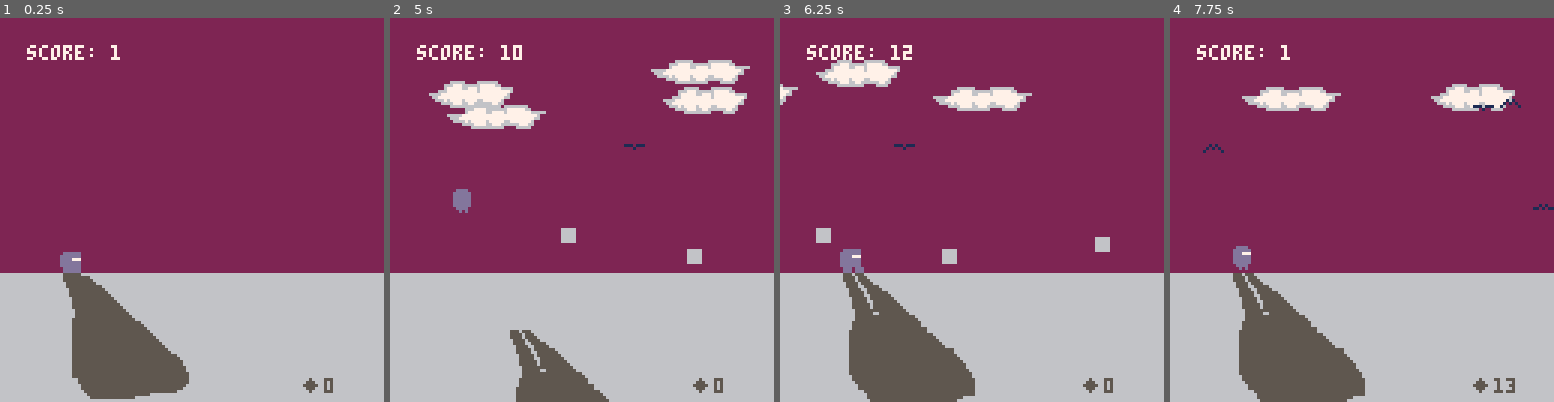
Above: before the commit, frames 1-4 (left to right).
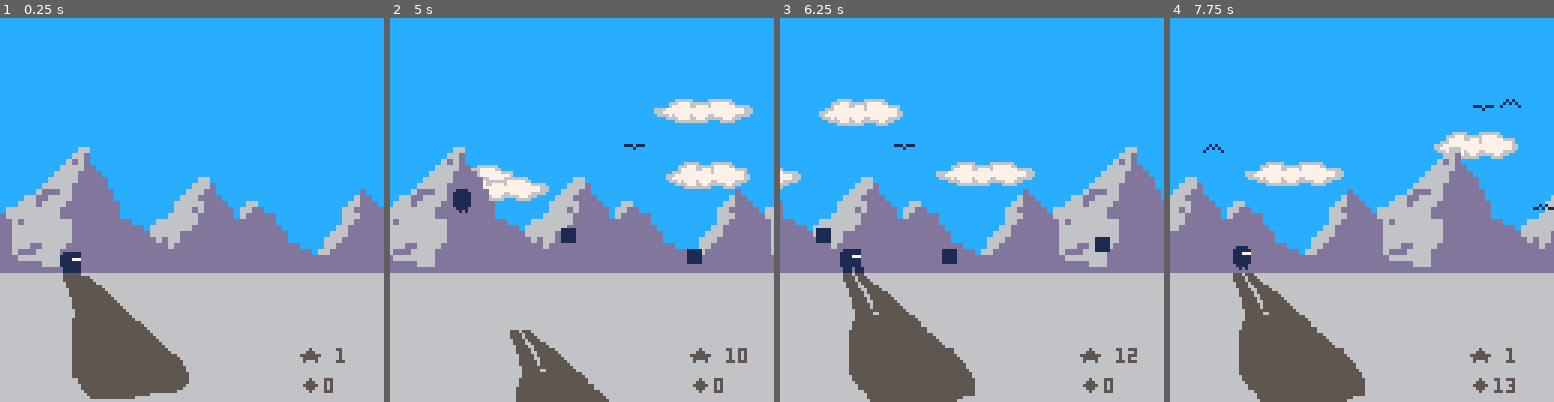
Above: after the commit, the same moments.

Repository: oliverruoff/Pico-Dodge
Game: PICO-8 cartridge pico-dodge.p8
Same seed, same stepped clock (60 frames per second), same inputs: the game is played once before the commit and once after it.
Inputs:
- Up to frame 1 (0.25 s): no input
- Up to frame 2 (5 s): tap X (X key) at 0.33, 1.07, 1.85, 2.97, 4.08 s; tap O (Z key) at 0.7, 1.7, 2.1, 2.5, 2.9, 3.3, 3.7, 4.1, 4.5, 4.9 s; hold Up 2.15-2.42 s; hold Down 3.63-3.97 s; hold Up from 4.73 s (still down)
- Up to frame 3 (6.25 s): release Up at 5.03 s; tap X (X key) at 5.2 s; tap O (Z key) at 5.3, 5.7, 6.1 s; hold Down 5.73-6.03 s
- Up to frame 4 (7.75 s): tap X (X key) at 6.32, 7.43 s; tap O (Z key) every 0.4 s from 6.5 to 7.7 s; hold Up 7.18-7.45 s

The runs differ from the first frame. In frame 1, 67% of the frame differs, in the area x 0-100%, y 0-90%; in frame 2, 66%; in frame 3, 67%; in frame 4, 66%.

Commit message:
mountains background & new colors

Diff:
--- a/pico-dodge.p8
+++ b/pico-dodge.p8
@@ -108,6 +108,10 @@
 				if block_gen_prob < 10 then
 				  block_gen_prob += 0.002
 				end
+				-- move backgrnd mountains
+				if anim_cnt % 1 == 0 then
+				  move_mountains()
+				end
 				anim_cnt += 1
   end
 
@@ -145,13 +149,14 @@
   									128, 128, 6)
 
   -- draw the sky
-  rectfill(0,0,128,floor_y-1,2)
-
-  -- draw the player
+  rectfill(0,0,128,floor_y-1,12)
+
+  -- draw all other elements
+  clouds_draw()
+  mountains_draw()
   plr_draw()
   blocks_draw()
   shadow_draw()
-  clouds_draw()
   birds_draw()
   draw_score()
   draw_center()
@@ -311,9 +316,9 @@
 {
  ["active"] = true,
  ["txt"]    = "",
- ["x"]			   = 9,
- ["y"]      = 9,
- ["col"]    = 7
+ ["x"]			   = 100,
+ ["y"]      = 110,
+ ["col"]    = 5
 }
 
 log =
@@ -361,7 +366,7 @@
 -- drawing score on screen
 function draw_score()
  if (score_conf.active) then
-  score_conf.txt = "score: "..
+  score_conf.txt = "★ "..
    tostring(score_conf.txt)
 	 print(score_conf.txt,
 	       score_conf.x,
@@ -401,7 +406,7 @@
 block_hght = 4
 block_speed = 1
 blocks = {}
-block_clr = 6 // color
+block_clr = 1 // color
 
 function gen_block()
   xr=128
@@ -548,7 +553,7 @@
 
 function gen_cloud()
   xr=128
-  yr= rand_range(0, 20)
+  yr= rand_range(10, 40)
   local cloud =
      {["sx"] = 64,
       ["sy"] = 72,
@@ -599,6 +604,63 @@
     end
   end
 end
+
+mountains_1 = {
+ ["sx"] = 64,
+ ["sy"] = 96,
+ ["sw"]	= 128,
+ ["sh"] = 31,
+ ["dx"] = 0,
+ ["dy"] = 23,
+ ["dw"] = 256,
+ ["dh"] = 62
+}
+
+mountains_2 = {
+ ["sx"] = 64,
+ ["sy"] = 96,
+ ["sw"]	= 128,
+ ["sh"] = 31,
+ ["dx"] = 128,
+ ["dy"] = 23,
+ ["dw"] = 256,
+ ["dh"] = 62
+}
+
+function move_mountains()
+  if mountains_1.dx < -127 then
+    mountains_1.dx = 127
+  else
+    mountains_1.dx -= 1
+  end
+  if mountains_2.dx < -127 then
+    mountains_2.dx = 127
+  else
+    mountains_2.dx -= 1
+  end
+end
+
+function mountains_draw()
+  sspr(
+      mountains_1.sx,
+      mountains_1.sy,
+      mountains_1.sw,
+      mountains_1.sh,
+      mountains_1.dx,
+      mountains_1.dy,
+      mountains_1.dw,
+      mountains_1.dh)
+
+  sspr(
+      mountains_2.sx,
+      mountains_2.sy,
+      mountains_2.sw,
+      mountains_2.sh,
+      mountains_2.dx,
+      mountains_2.dy,
+      mountains_2.dw,
+      mountains_2.dh)
+end
 -->8
 -- cartdata loading / saving
 
Not shown, changed: 68 lines of the sprite sheet (__gfx__) section of pico-dodge.p8
Not shown, changed: the thumbnail (__label__) section of pico-dodge.p8
Not shown, changed: README.md
Not shown, changed: pico-dodge.p8.png
